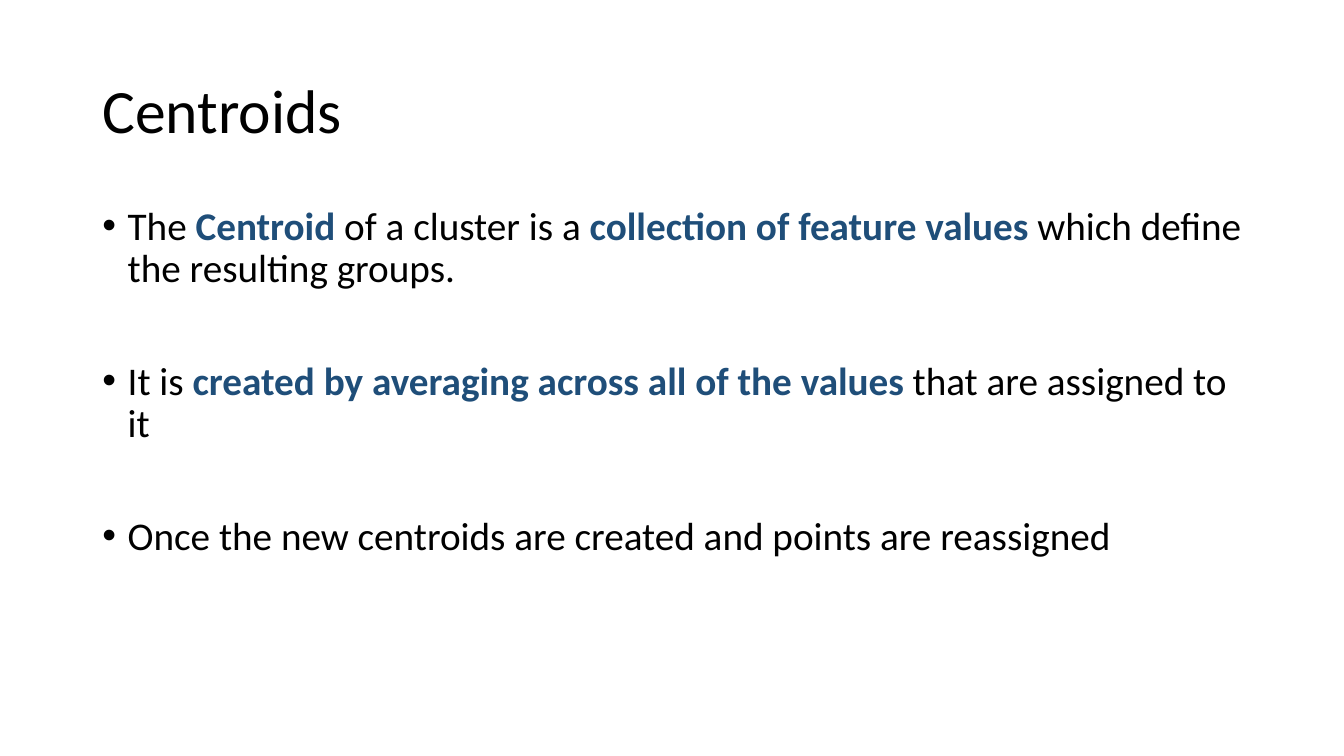
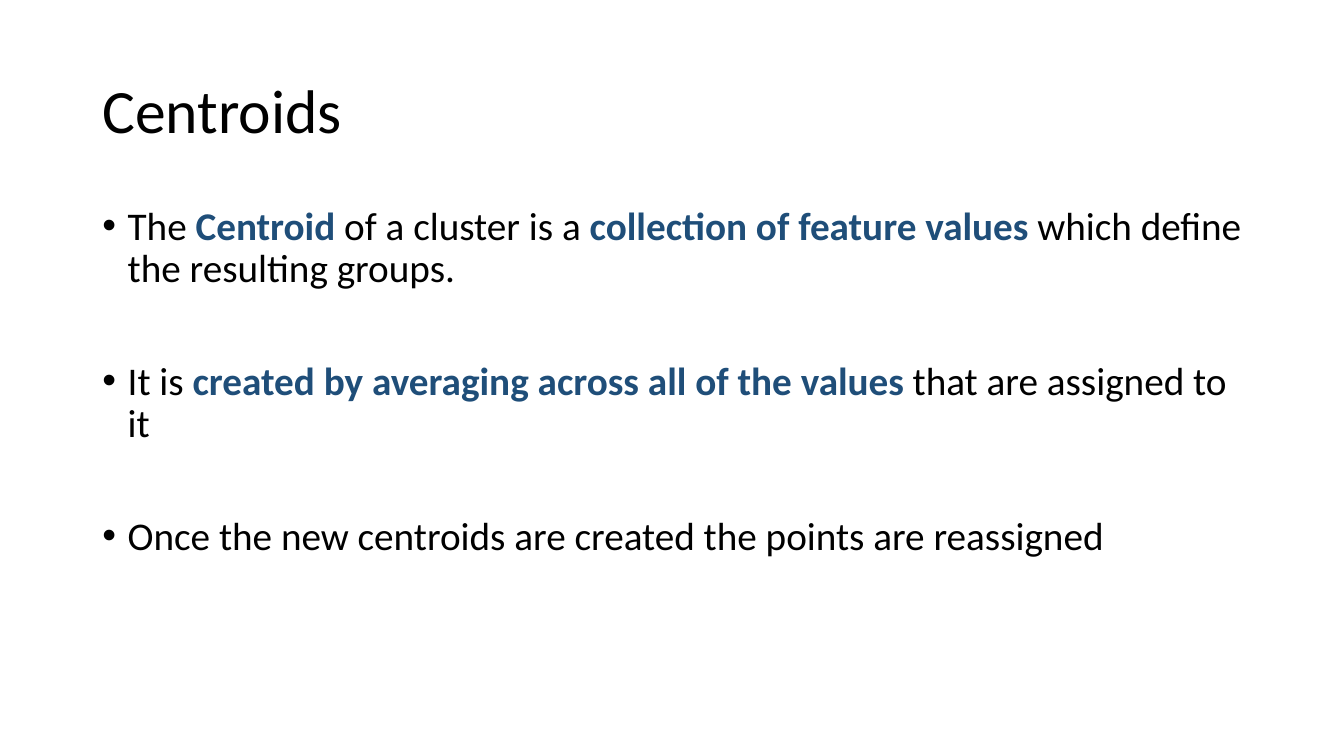
Before and after one commit to sahilmanekia/kmeansNYC, a slide deck: slide 14 of Clustering with K-Means.pptx. Drawn at 1344x756 pixels with LibreOffice and Linux fonts; fonts in the diff are those of the drawing. Boxes give left, top, right and bottom in pixels: in the first picture for what was removed or moved away, otherwise in the second. Text is boxed around its words. In the diff, an @@ line names an element or a change of style, - is before the commit and + after.

```diff
--- a/Clustering with K-Means.pptx
+++ b/Clustering with K-Means.pptx
@@ text at (128,522,1104,557): text changed @@
-• Once the new centroids are created and points are reassigned
+• Once the new centroids are created the points are reassigned
```
Also in this commit, not shown: 5 other slides changed.
